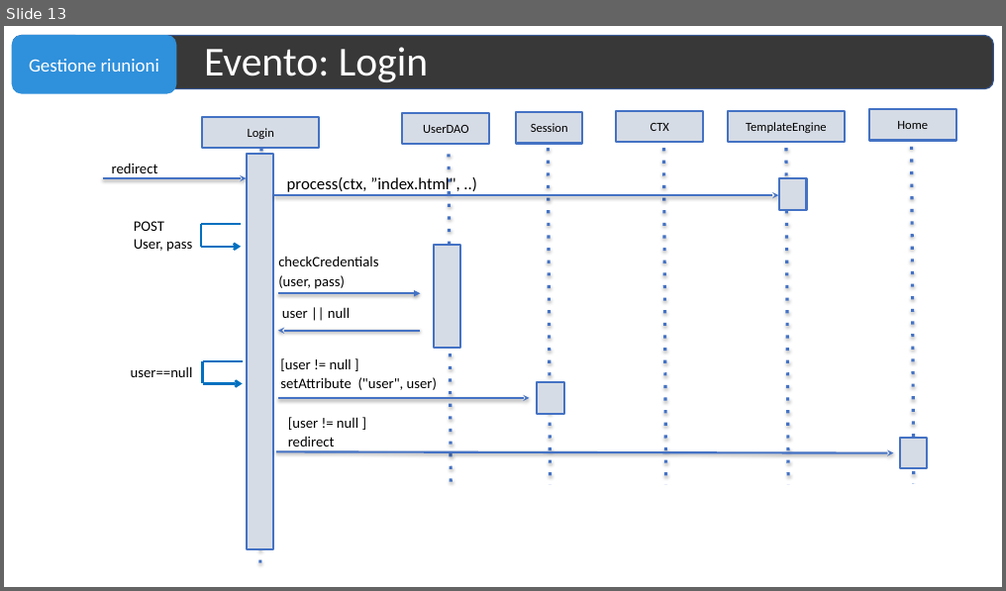
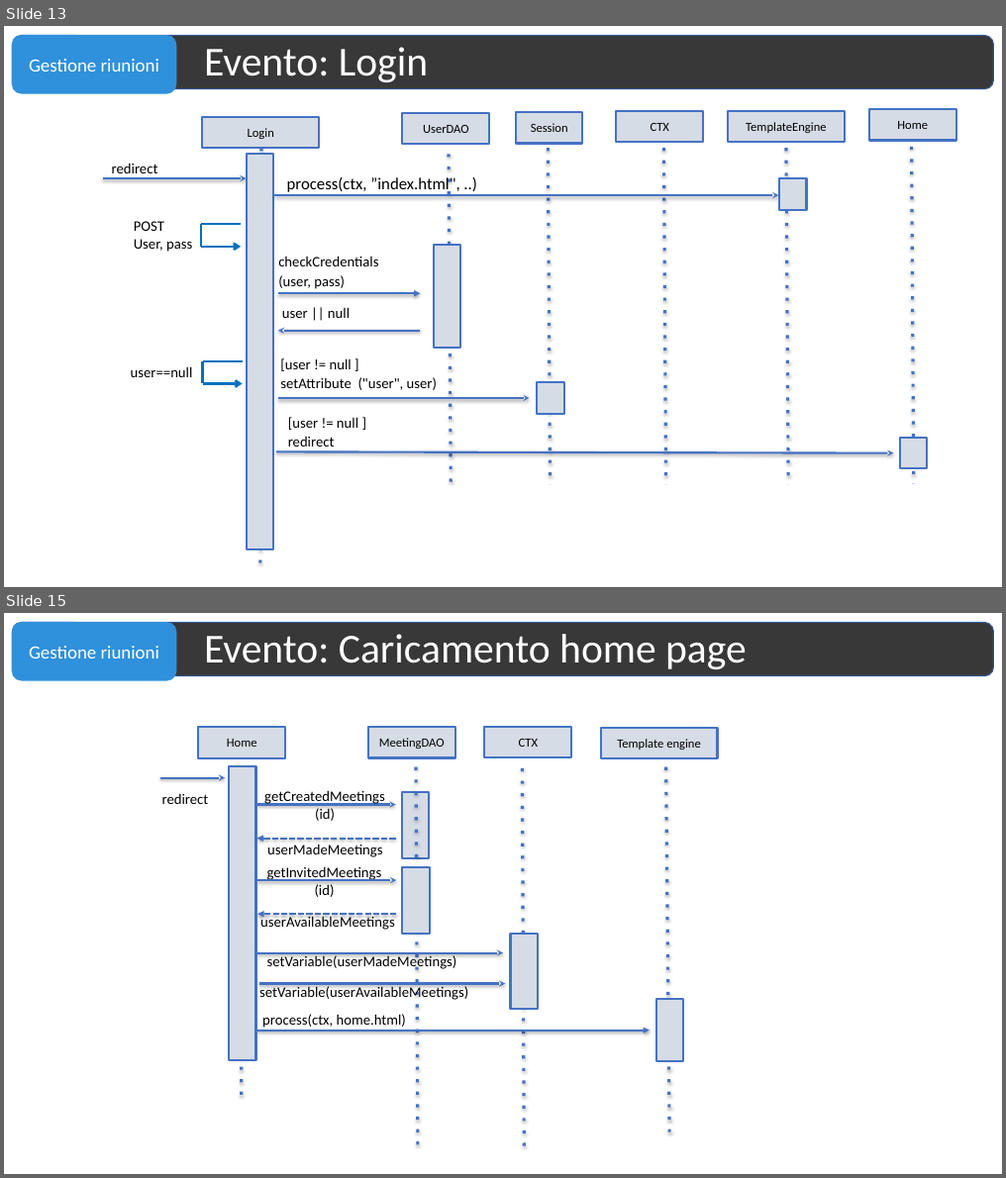
Before and after one commit to matteovisotto/EsameTIW, a slide deck: Documentazione.pptx. Shown one above the other, each under a label of ours: slide 13 before the commit, slides 13 and 15 after it; the slides between them are not shown. The pictures are 1006x591 and 1006x1178 pixels, drawn with LibreOffice and Linux fonts; fonts in the diff are those of the drawing. Boxes give left, top, right and bottom in pixels: in the first picture for what was removed or moved away, otherwise in the second. Text is boxed around its words. In the diff, an @@ line names an element or a change of style, - is before the commit and + after.

```diff
--- a/Documentazione.pptx
+++ b/Documentazione.pptx
@@ slide 15 added at <box>4,613,1002,1174</box>, background #FFFFFF; not listed: 2 template elements that a slide beside it also shows @@
@@ title added at <box>204,634,746,669</box>, 39.6 pt, text #FFFFFF @@
+Evento: Caricamento home page
@@ rectangle added at <box>198,727,285,759</box>, fill #D6DCE5, outline #4472C4 2 pt, 12 pt, text #000000 @@
+Home
@@ rectangle added at <box>368,727,455,759</box>, fill #D6DCE5, outline #4472C4 2 pt, 12 pt, text #000000 @@
+MeetingDAO
@@ rectangle added at <box>484,727,572,759</box>, fill #D6DCE5, outline #4472C4 2 pt, 12 pt, text #000000 @@
+CTX
@@ rectangle added at <box>601,728,718,759</box>, fill #D6DCE5, outline #4472C4 2 pt, 12 pt, text #000000 @@
+Template engine
@@ arrow added from (160, 777) to (225, 777), #4472C4 2 pt @@
@@ rectangle added at <box>230,766,256,1060</box>, fill #D6DCE5, outline #4472C4 2 pt @@
@@ line added from (242, 767) to (242, 1101), #4472C4 3 pt dashed @@
@@ line added from (416, 767) to (418, 1146), #4472C4 3 pt dashed @@
@@ line added from (522, 768) to (525, 1147), #4472C4 3 pt dashed @@
@@ line added from (665, 767) to (669, 1140), #4472C4 3 pt dashed @@
@@ text added at <box>162,793,209,804</box>, 14 pt, text #000000 @@
+redirect
@@ arrow added from (257, 805) to (395, 805), #4472C4 2 pt @@
@@ text added at <box>264,791,385,821</box>, 14 pt, text #000000 @@
+getCreatedMeetings(id)
@@ rectangle added at <box>402,792,429,859</box>, fill #D6DCE5, outline #4472C4 2 pt @@
@@ arrow added from (395, 839) to (257, 839), #4472C4 2 pt dashed @@
@@ text added at <box>267,844,382,858</box>, 14 pt, text #000000 @@
+userMadeMeetings
@@ text added at <box>267,867,382,897</box>, 14 pt, text #000000 @@
+getInvitedMeetings
+(id)
@@ rectangle added at <box>402,867,430,934</box>, fill #D6DCE5, outline #4472C4 2 pt @@
@@ arrow added from (257, 880) to (396, 880), #4472C4 2 pt @@
@@ arrow added from (396, 914) to (257, 914), #4472C4 2 pt dashed @@
@@ text added at <box>260,915,395,930</box>, 14 pt, text #000000 @@
+userAvailableMeetings
@@ rectangle added at <box>511,934,538,1009</box>, fill #D6DCE5, outline #4472C4 2 pt @@
@@ arrow added from (257, 953) to (503, 953), #4472C4 2 pt @@
@@ text added at <box>267,954,457,970</box>, 14 pt, text #000000 @@
+setVariable(userMadeMeetings)
@@ arrow added from (259, 983) to (506, 983), #4472C4 2 pt @@
@@ text added at <box>259,984,468,1000</box>, 14 pt, text #000000 @@
+setVariable(userAvailableMeetings)
@@ text added at <box>262,1014,406,1028</box>, 14 pt, text #000000 @@
+process(ctx, home.html)
@@ rectangle added at <box>656,999,683,1062</box>, fill #D6DCE5, outline #4472C4 2 pt @@
@@ arrow added from (256, 1031) to (649, 1031), #4472C4 2 pt @@
```
Also in this commit, not shown: 4 slides changed, 2 other slides added, 3 slides removed, 1 other file.
